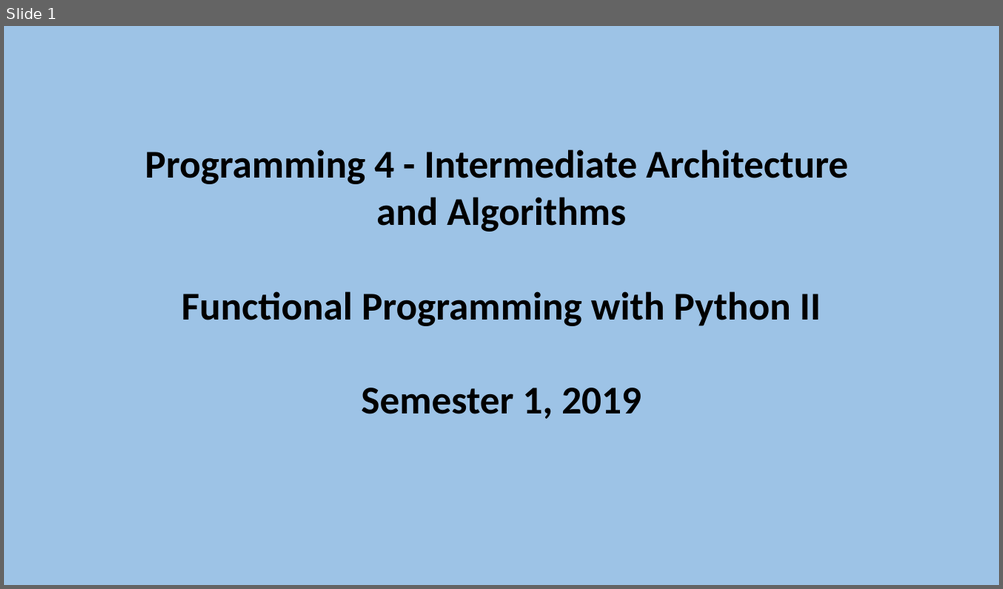
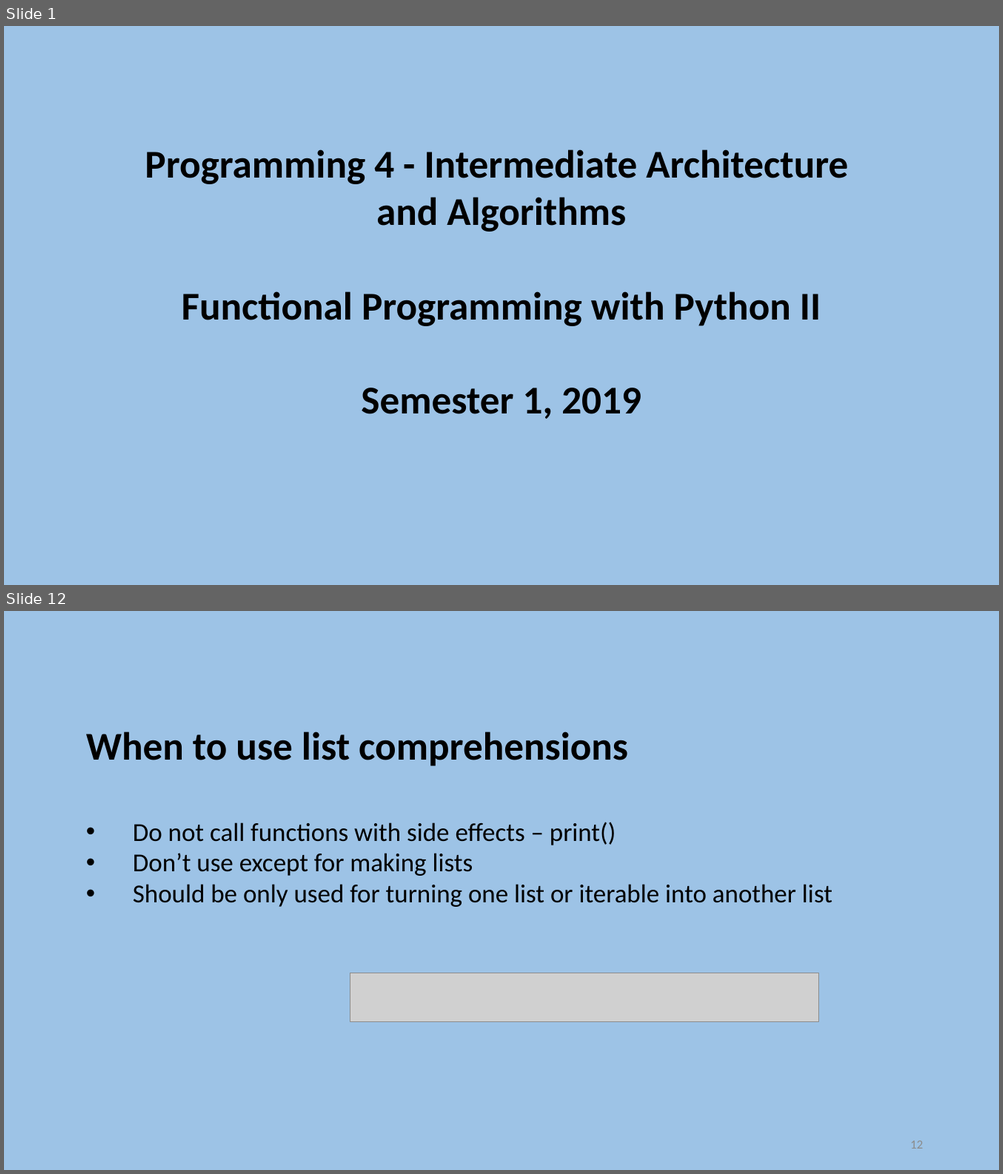
Before and after one commit to szetko/course-materials, a slide deck: Programming 4/Week 12/S2. Functional Programming with Python II.pptx. Shown one above the other, each under a label of ours: slide 1 before the commit, slides 1 and 12 after it; the slides between them are not shown. The pictures are 1003x589 and 1003x1174 pixels, drawn with LibreOffice and Linux fonts; fonts in the diff are those of the drawing; grey boxes stand for pictures. Boxes give left, top, right and bottom in pixels: in the first picture for what was removed or moved away, otherwise in the second. Text is boxed around its words. In the diff, an @@ line names an element or a change of style, - is before the commit and + after.

```diff
--- a/Programming 4/Week 12/S2. Functional Programming with Python II.pptx
+++ b/Programming 4/Week 12/S2. Functional Programming with Python II.pptx
@@ slide 12 added at (4, 611, 999, 1170), background #9DC3E6 @@
@@ text added at (86, 732, 832, 907), 25 pt, text #000000 @@
+When to use list comprehensions
+    • Do not call functions with side effects – print()
+    • Don’t use except for making lists
+    • Should be only used for turning one list or iterable into another list
@@ picture added at (350, 973, 819, 1022) @@
@@ page number added at (910, 1141, 922, 1149), 12 pt, text #8C8C8C @@
+12
```
Also in this commit, not shown: 23 other slides added, 1 other file.
